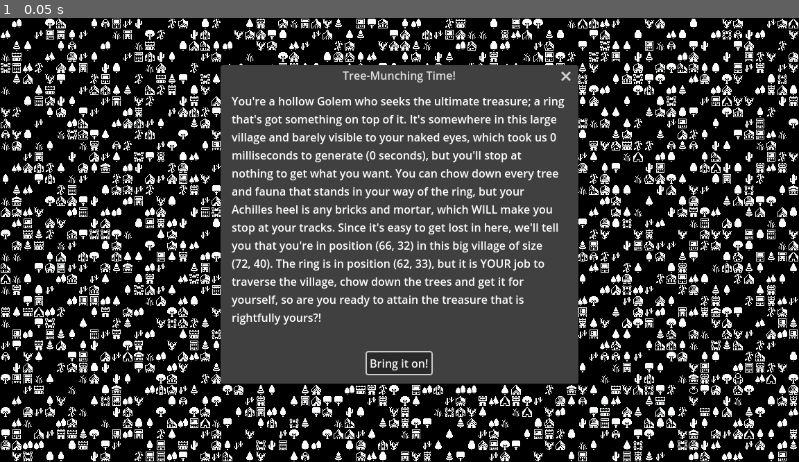
Above: before the commit, frame 1.
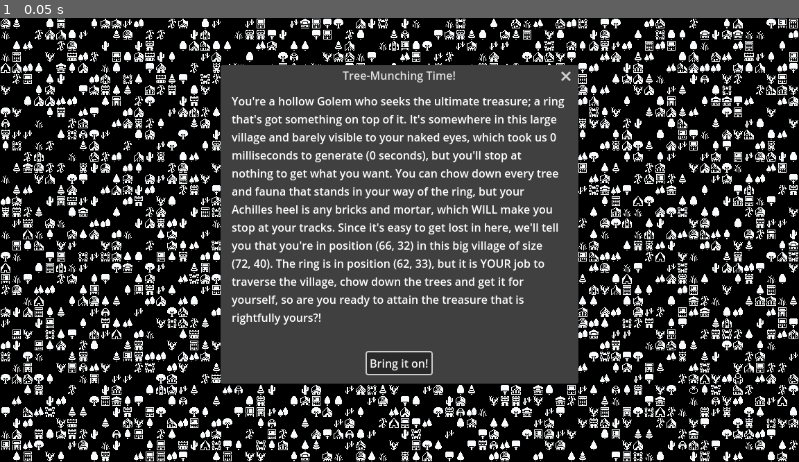
Above: after the commit, the same moment.

Repository: Zishan-Rahman/GD4LSystemRPG
Game: Godot game, scene res://tile_map.tscn
Same seed, same stepped clock (60 frames per second), same inputs: the game is played once before the commit and once after it.
Inputs:
- Up to frame 1 (0.05 s): no input

The runs differ from the first frame. In frame 1, 18% of the frame differs, in the area x 0-100%, y 0-100%.

Commit message:
Make sure string is assigned randomly created axiom is use_random_axiom is true

Diff:
--- a/l_system.gd
+++ b/l_system.gd
@@ -140,6 +140,7 @@
 func parse() -> String:
 	if use_random_axiom:
 		axiom = rand_axiom()
+		string = axiom
 	if not use_custom_ruleset or ruleset != "Default":
 		rules = _get_ruleset()
 	var size: int = _size()
